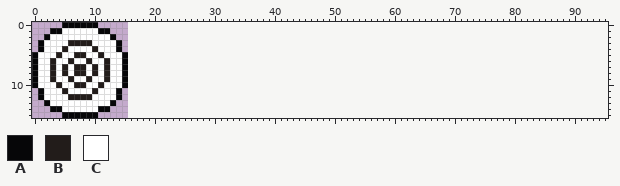
Pixel-art file: Assets/Textures/SpringTile.ase. The picture above is the old version.
16x16 pixels, 1 frame. The old version is drawn lined up with the new one, on the new canvas.
Palette (. is transparent): A #060608  B #221c1a  C #ffffff
Pixels before, first column x 0:
 0 .....AAAAAA.....
 1 ...AACCCCCCAA...
 2 ..ACCCCCCCCCCA..
 3 .ACCCCBBBBCCCCA.
 4 .ACCCBCCCCBCCCA.
 5 ACCCBCCBBCCBCCCA
 6 ACCBCCBCCBCCBCCA
 7 ACCBCBCBBCBCBCCA
 8 ACCBCBCBBCBCBCCA
 9 ACCBCCBCCBCCBCCA
10 ACCCBCCBBCCBCCCA
11 .ACCCBCCCCBCCCA.
12 .ACCCCBBBBCCCCA.
13 ..ACCCCCCCCCCA..
14 ...AACCCCCCAA...
15 .....AAAAAA.....
After the commit:
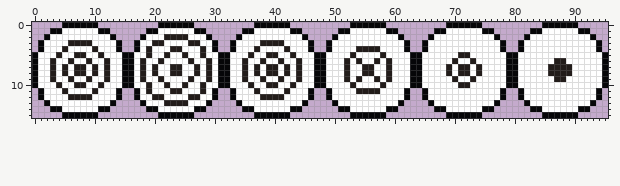
The edit:
canvas 16x16 -> 96x16
y 0: x 21..26 ...... -> AAAAAA; x 37..42 ...... -> AAAAAA; x 53..58 ...... -> AAAAAA; x 69..74 ...... -> AAAAAA; x 85..90 ...... -> AAAAAA
y 1: x 19..28 .......... -> AACCCCCCAA; x 35..44 .......... -> AACCCCCCAA; x 51..60 .......... -> AACCCCCCAA; x 67..76 .......... -> AACCCCCCAA; x 83..92 .......... -> AACCCCCCAA
y 2: x 18..29 ............ -> ACCCBBBBCCCA; x 34..45 ............ -> ACCCCCCCCCCA; x 50..61 ............ -> ACCCCCCCCCCA; x 66..77 ............ -> ACCCCCCCCCCA; x 82..93 ............ -> ACCCCCCCCCCA
y 3: x 17..30 .............. -> ACCBBCCCCBBCCA; x 33..46 .............. -> ACCCCBBBBCCCCA; x 49..62 .............. -> ACCCCCCCCCCCCA; x 65..78 .............. -> ACCCCCCCCCCCCA; x 81..94 .............. -> ACCCCCCCCCCCCA
y 4: x 17..30 .............. -> ACBCCCBBCCCBCA; x 33..46 .............. -> ACCCBCCCCBCCCA; x 49..62 .............. -> ACCCCBBBBCCCCA; x 65..78 .............. -> ACCCCCCCCCCCCA; x 81..94 .............. -> ACCCCCCCCCCCCA
y 5: x 16..95 ................................................................................ -> ACCBCCBCCBCCBCCAACCCBCCBBCCBCCCAACCCCBCCCCBCCCCAACCCCCCBBCCCCCCAACCCCCCCCCCCCCCA
y 6: x 16..95 ................................................................................ -> ACBCCBCCCCBCCBCAACCBCCBCCBCCBCCAACCCBCBCCBCBCCCAACCCCCBCCBCCCCCAACCCCCCBBCCCCCCA
y 7..8: x 16..95 ................................................................................ -> ACBCBCCBBCCBCBCAACCBCBCBBCBCBCCAACCCBCCBBCCBCCCAACCCCBCBBCBCCCCAACCCCCBBBBCCCCCA
y 9: x 16..95 ................................................................................ -> ACBCCBCCCCBCCBCAACCBCCBCCBCCBCCAACCCBCBCCBCBCCCAACCCCCBCCBCCCCCAACCCCCCBBCCCCCCA
y 10: x 16..95 ................................................................................ -> ACCBCCBCCBCCBCCAACCCBCCBBCCBCCCAACCCCBCCCCBCCCCAACCCCCCBBCCCCCCAACCCCCCCCCCCCCCA
y 11: x 17..30 .............. -> ACBCCCBBCCCBCA; x 33..46 .............. -> ACCCBCCCCBCCCA; x 49..62 .............. -> ACCCCBBBBCCCCA; x 65..78 .............. -> ACCCCCCCCCCCCA; x 81..94 .............. -> ACCCCCCCCCCCCA
y 12: x 17..30 .............. -> ACCBBCCCCBBCCA; x 33..46 .............. -> ACCCCBBBBCCCCA; x 49..62 .............. -> ACCCCCCCCCCCCA; x 65..78 .............. -> ACCCCCCCCCCCCA; x 81..94 .............. -> ACCCCCCCCCCCCA
y 13: x 18..29 ............ -> ACCCBBBBCCCA; x 34..45 ............ -> ACCCCCCCCCCA; x 50..61 ............ -> ACCCCCCCCCCA; x 66..77 ............ -> ACCCCCCCCCCA; x 82..93 ............ -> ACCCCCCCCCCA
y 14: x 19..28 .......... -> AACCCCCCAA; x 35..44 .......... -> AACCCCCCAA; x 51..60 .......... -> AACCCCCCAA; x 67..76 .......... -> AACCCCCCAA; x 83..92 .......... -> AACCCCCCAA
y 15: x 21..26 ...... -> AAAAAA; x 37..42 ...... -> AAAAAA; x 53..58 ...... -> AAAAAA; x 69..74 ...... -> AAAAAA; x 85..90 ...... -> AAAAAA
